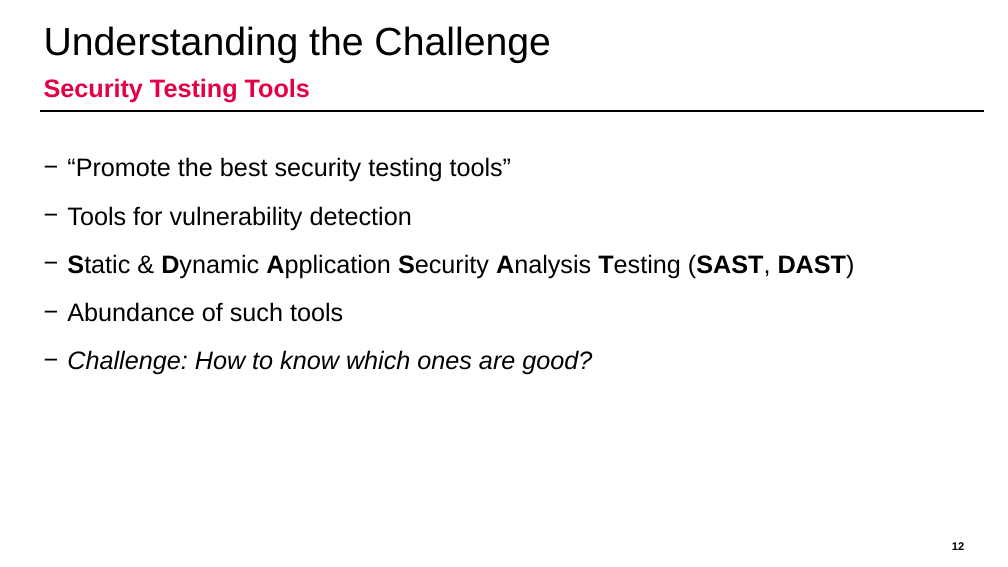
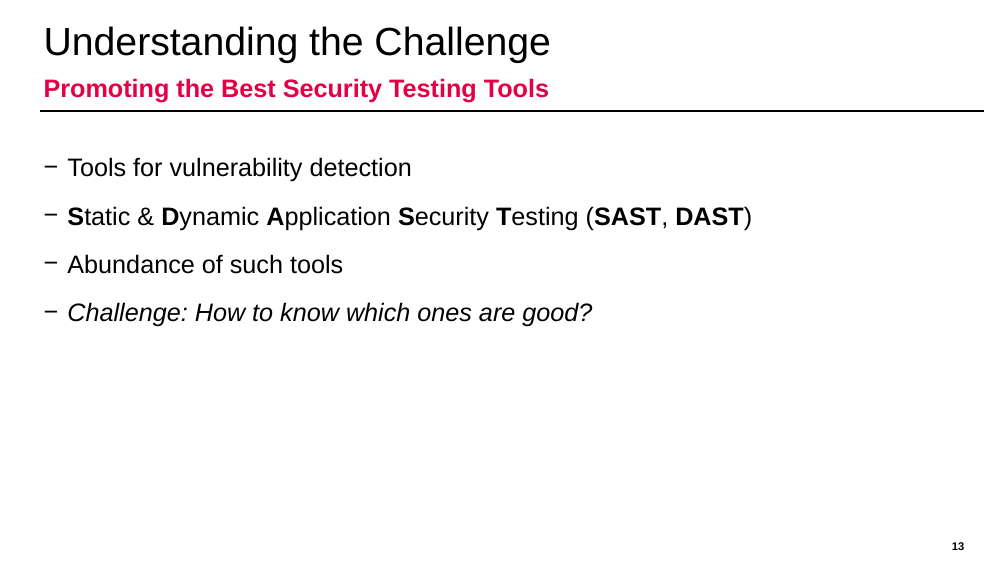
Before and after one commit to domi-cmd/Reference_Application_for_OWASP_MASTG, a slide deck: slide 13 of dev_documents/presentation/ba_thesis_presentation_kronig.pptx (slide 12 before the commit). Drawn at 1008x567 pixels with LibreOffice and Linux fonts; fonts in the diff are those of the drawing; background and template pictures are left out. Boxes give left, top, right and bottom in pixels: in the first picture for what was removed or moved away, otherwise in the second. Text is boxed around its words. In the diff, an @@ line names an element or a change of style, - is before the commit and + after.

```diff
--- a/dev_documents/presentation/ba_thesis_presentation_kronig.pptx
+++ b/dev_documents/presentation/ba_thesis_presentation_kronig.pptx
@@ text at bbox=[44, 78, 549, 103]: text changed @@
-Security Testing Tools
+Promoting the Best Security Testing Tools
@@ text at bbox=[67, 157, 512, 182]: paragraph removed @@
-− “Promote the best security testing tools”
@@ text at bbox=[67, 206, 752, 230]: text changed @@
-− Static & Dynamic Application Security Analysis Testing (SAST, DAST)
+− Static & Dynamic Application Security Testing (SAST, DAST)
```
Also in this commit, not shown: 8 other slides changed, 1 slide added, 3 other files.
